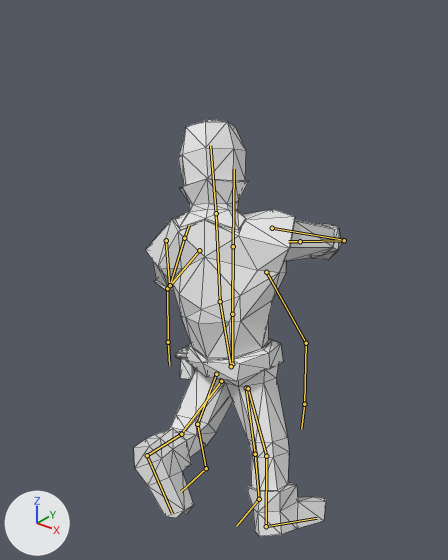
A saved change to the Blender file Animations/RogueBladeRoundAttack.blend.
The view is the same before and after, from a camera (50 mm lens) standing at (6.91, -8.86, 11.19) and looking at (-0.73, 0.69, 5.27). Every picture has the same lights, and +X, +Y and +Z are marked at lower left. Both versions are drawn at frame 15 of the action 'Armature.000Action.001'; the numbers are the values there. The bones that bend it are drawn over the model as lines. Mesh edges are drawn as thin lines.
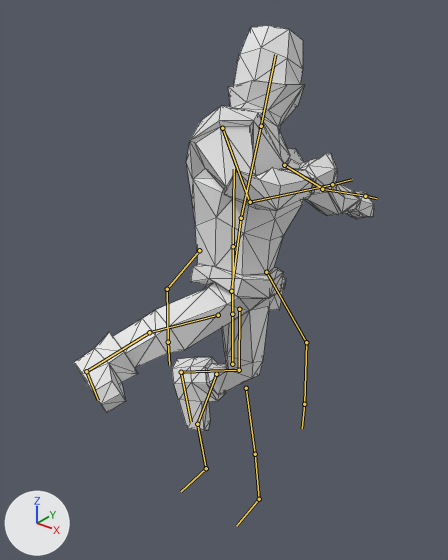
Pixel boxes [x1, y1, x2, y2] of what changed, in the pictures (448 x 560 px):
'Cube', posed (45% wider): before [134, 119, 341, 536]; after [74, 26, 374, 430]
bone 'Root', root to tip: before (231, 366) to (220, 301); after (231, 291) to (241, 218)
bone 'Chest', root to tip: before (220, 301) to (216, 213); after (241, 218) to (261, 126)
bone 'Shoulder.R', root to tip: before (272, 228) to (344, 240); after (222, 128) to (249, 201)
bone 'Arm.R', root to tip: before (344, 240) to (300, 241); after (250, 202) to (332, 184)
bone 'Shoulder.L', root to tip: before (166, 240) to (169, 285); after (284, 165) to (322, 188)
bone 'Arm.L', root to tip: before (170, 285) to (184, 238); after (322, 189) to (365, 196)
bone 'Leg.R', root to tip: before (248, 388) to (266, 456); after (218, 315) to (149, 332)
bone 'Leg.L', root to tip: before (221, 381) to (181, 434); after (239, 309) to (239, 370)
bone 'Calf.L', root to tip: before (181, 434) to (147, 455); after (239, 370) to (181, 372)

The edits, one by one:
Bone 'Root' (bone_root) moves from (0.0, 0.31, 0.0) to (0.0, 2.13, 0.0).
Bone 'Root' (bone_root) turns from (1, 176, 13) to (73, 105, 75) degrees about its own x, y and z.
Bone 'Chest' (bone_chest) turns from (21, 21, -3) to (-2, -2, -13) degrees about its own x, y and z.
Bone 'Shoulder.R' (bone_shoulder_r) turns from (9, 38, -56) to (39, 0, -22) degrees about its own x, y and z.
Bone 'Arm.R' (bone_arm_r) turns from (-35, 2, -57) to (-50, -7, -75) degrees about its own x, y and z.
Bone 'Shoulder.L' (bone_shoulder_l) turns from (-23, -35, 60) to (-51, -3, -15) degrees about its own x, y and z.
Bone 'Arm.L' (bone_arm_l) turns from (-68, -7, -6) to (5, 7, -43) degrees about its own x, y and z.
Bone 'Leg.R' (bone_leg_r) turns from (-26, 7, -9) to (-43, 3, -47) degrees about its own x, y and z.
Bone 'Leg.L' (bone_leg_l) turns from (-9, 19, -52) to (12, 0, 0) degrees about its own x, y and z.
Bone 'Calf.L' (bone_calf_l) turns from (40, 2, 26) to (72, -17, -15) degrees about its own x, y and z.
